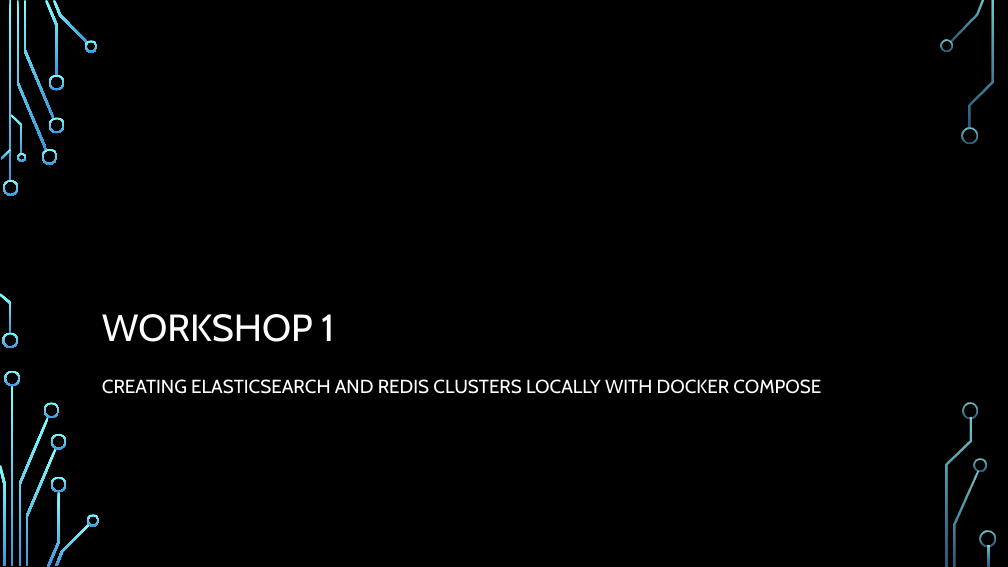
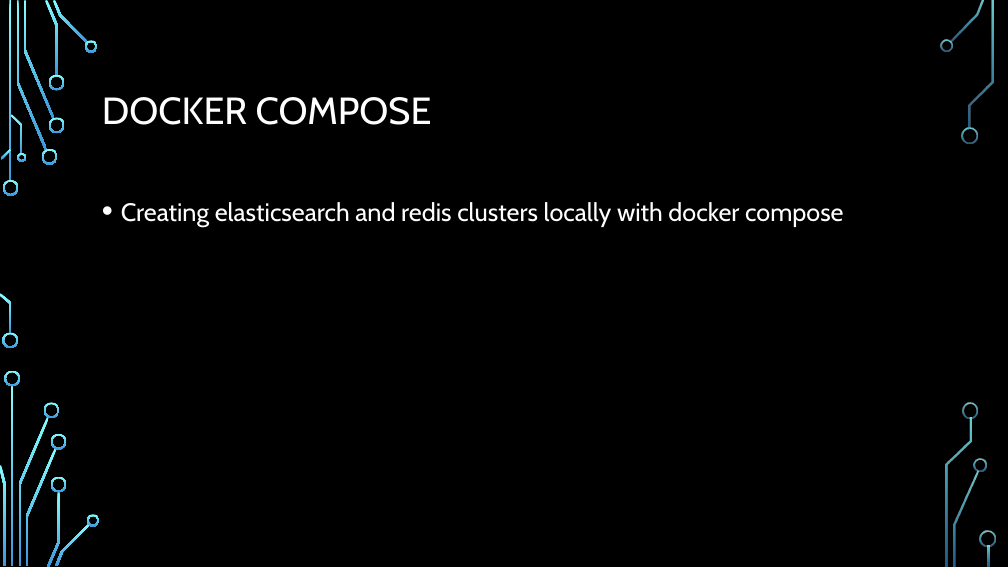
Before and after one commit to ksalihcavusoglu/nurddockertraining, a slide deck: slide 28 of DOCKER 101.pptx (slide 25 before the commit). Drawn at 1008x567 pixels with LibreOffice and Linux fonts; fonts in the diff are those of the drawing; background and template pictures are left out. Boxes give left, top, right and bottom in pixels: in the first picture for what was removed or moved away, otherwise in the second. Text is boxed around its words. In the diff, an @@ line names an element or a change of style, - is before the commit and + after.

```diff
--- a/DOCKER 101.pptx
+++ b/DOCKER 101.pptx
@@ title added at (102, 97, 432, 125), 36 pt, text #FFFFFF @@
+DOCKER COMPOSE
@@ text at (121, 202, 843, 227): text changed; size 18 to 24 pt @@
-CREATING ELASTICSEARCH AND REDIS CLUSTERS LOCALLY WITH DOCKER COMPOSE
+• Creating elasticsearch and redis clusters locally with docker compose
@@ title removed at (102, 314, 334, 342) @@
-WORKSHOP 1
```
Also in this commit, not shown: 13 other slides changed, 6 slides added, 4 slides removed, 30 other files.
